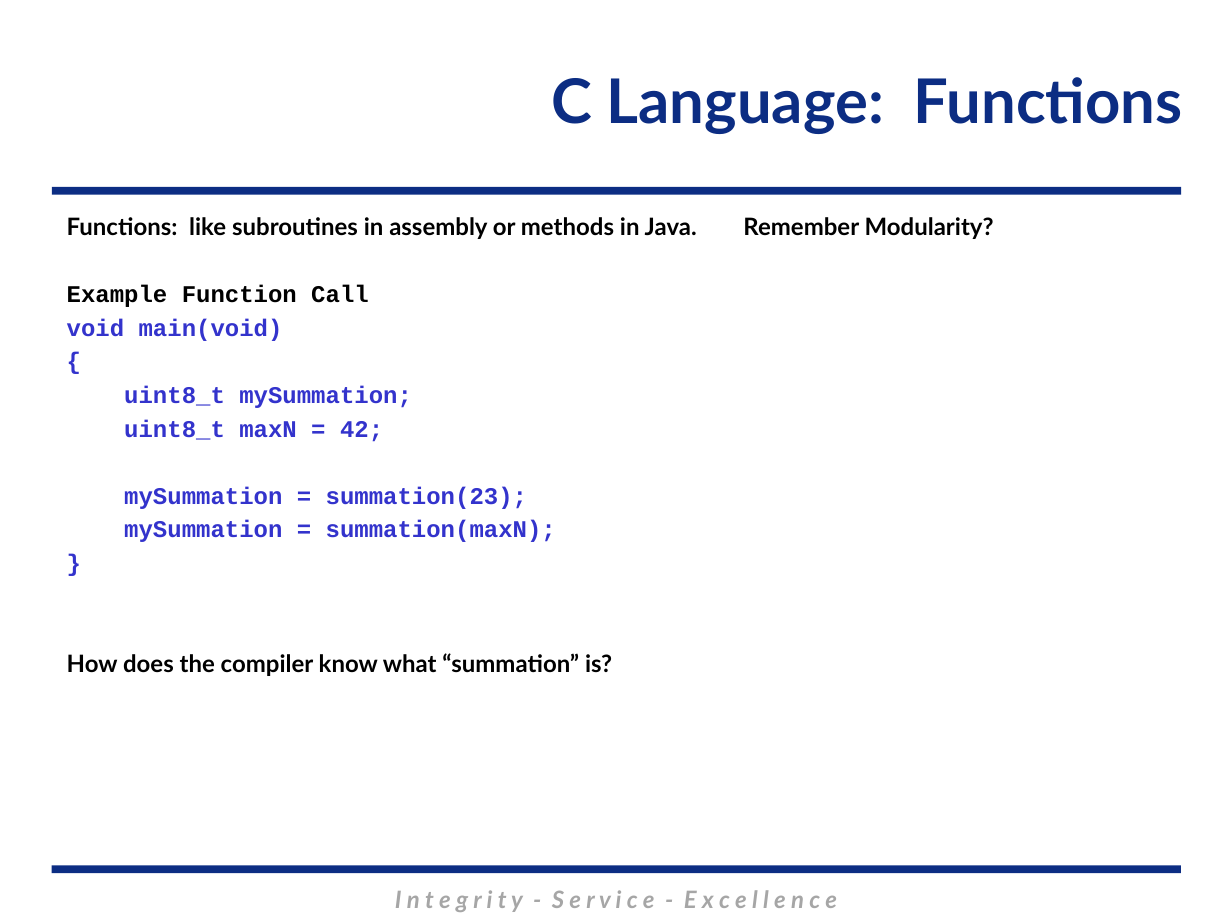
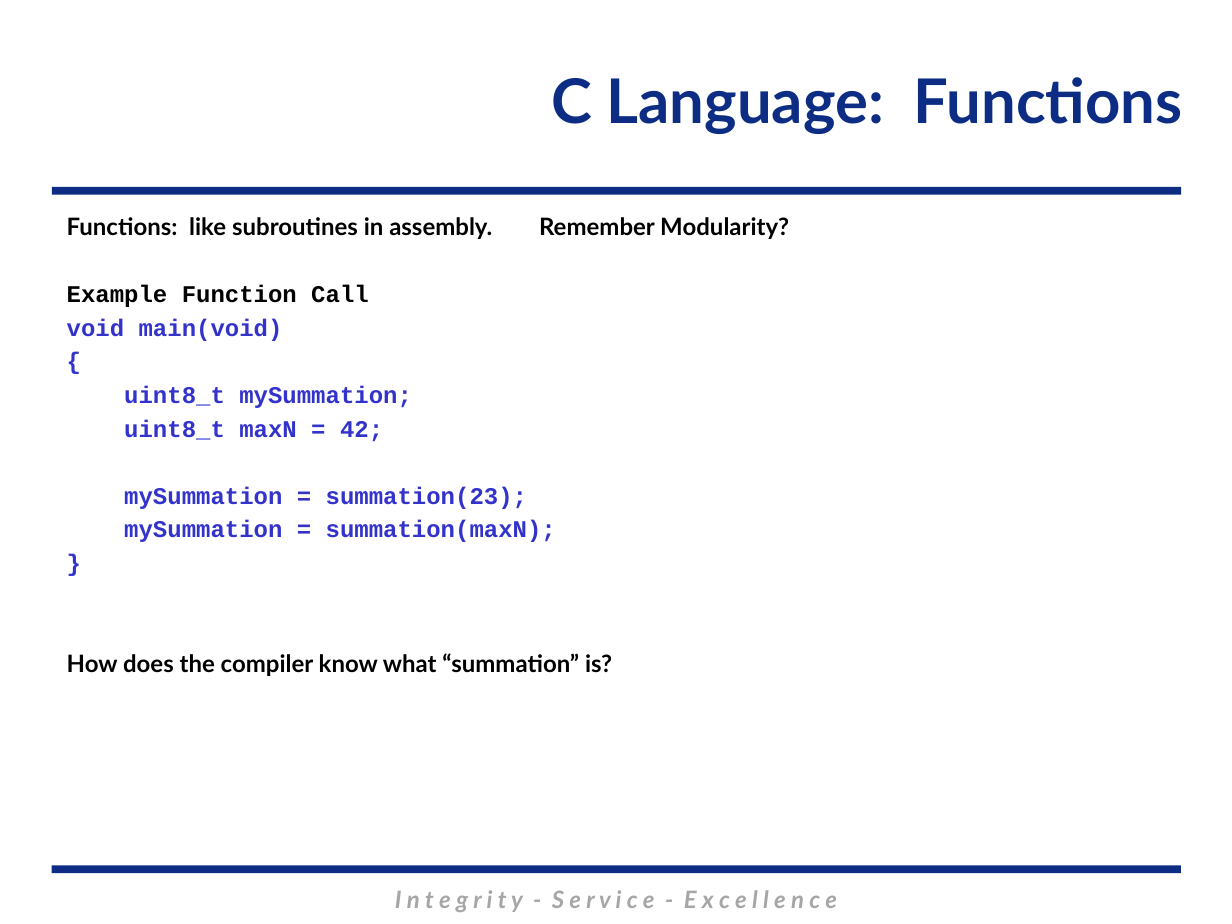
Before and after one commit to MarsUniversity/ECE382, a slide deck: slide 3 of source/lessons/lsn21/Lsn21.pptx. Drawn at 1232x924 pixels with LibreOffice and Linux fonts; fonts in the diff are those of the drawing; background and template pictures are left out. Boxes give left, top, right and bottom in pixels: in the first picture for what was removed or moved away, otherwise in the second. Text is boxed around its words. In the diff, an @@ line names an element or a change of style, - is before the commit and + after.

```diff
--- a/source/lessons/lsn21/Lsn21.pptx
+++ b/source/lessons/lsn21/Lsn21.pptx
@@ text at bbox=[67, 217, 789, 239]: text changed @@
-Functions: like subroutines in assembly or methods in Java. Remember Modularity?
+Functions: like subroutines in assembly. Remember Modularity?
```
Also in this commit, not shown: 9 other slides changed, 1 slide added, 40 other files.
